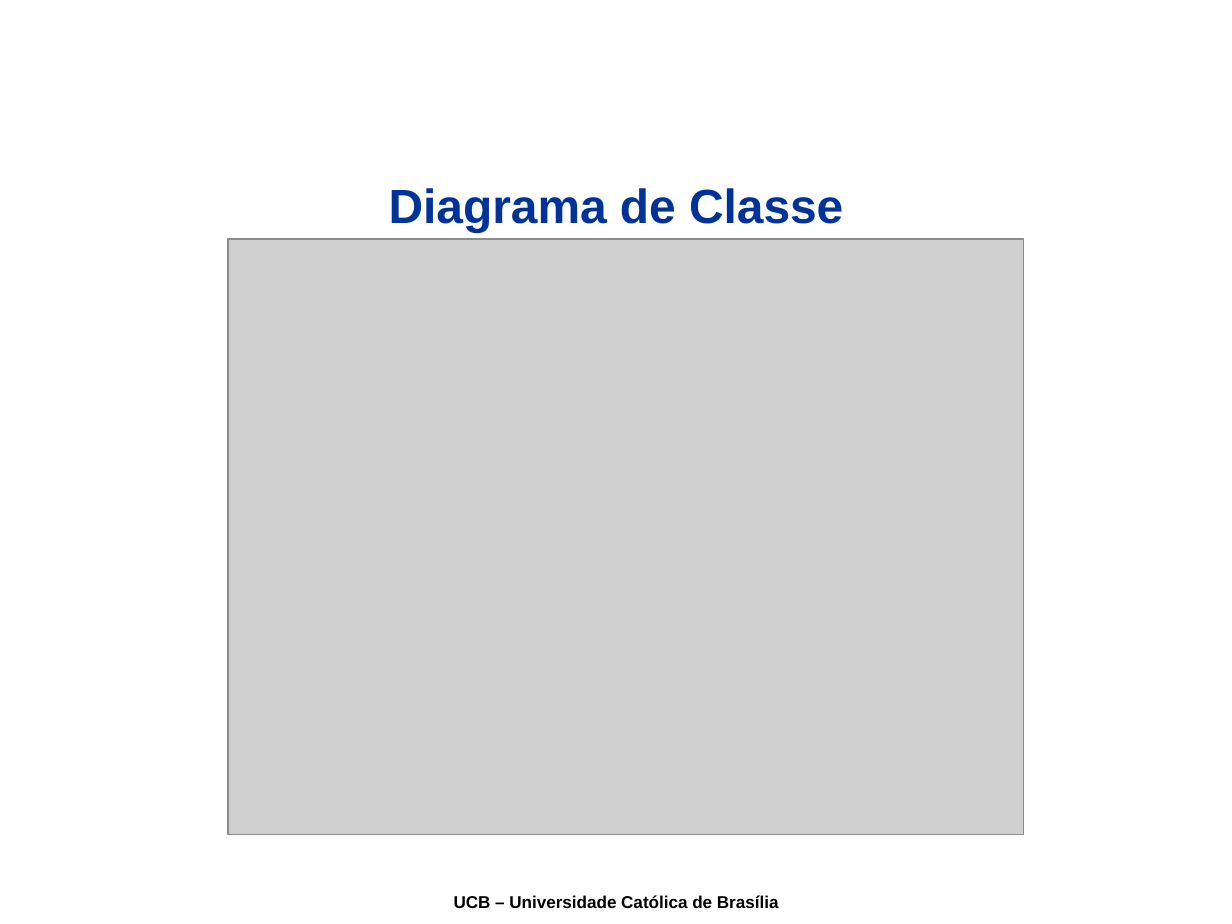
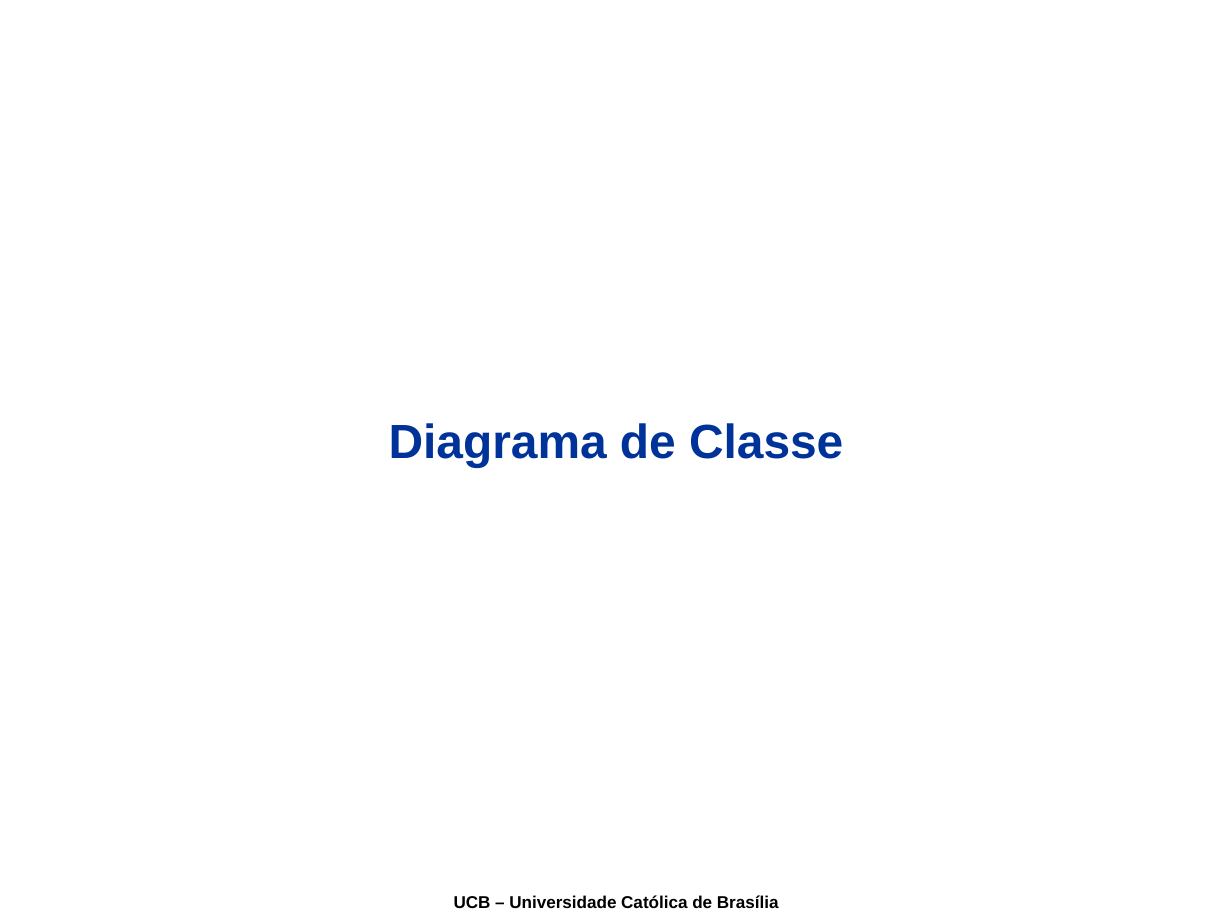
Before and after one commit to joaogabriel/webdatamodeling, a slide deck: slide 11 of docs/08-Apresentacao/Apresentação.ppt. Drawn at 1232x924 pixels with LibreOffice and Linux fonts; fonts in the diff are those of the drawing; grey boxes stand for pictures; background and template pictures are left out. Boxes give left, top, right and bottom in pixels: in the first picture for what was removed or moved away, otherwise in the second. Text is boxed around its words. In the diff, an @@ line names an element or a change of style, - is before the commit and + after.

```diff
--- a/docs/08-Apresentacao/Apresentação.ppt
+++ b/docs/08-Apresentacao/Apresentação.ppt
@@ picture removed at (x1=228, y1=239, x2=1024, y2=834) @@
@@ text "Diagrama de Classe" moved from (x1=389, y1=188, x2=843, y2=232) to (x1=389, y1=423, x2=843, y2=467) @@
```
Also in this commit, not shown: 5 other slides changed, 2 slides added, 2 other files.
